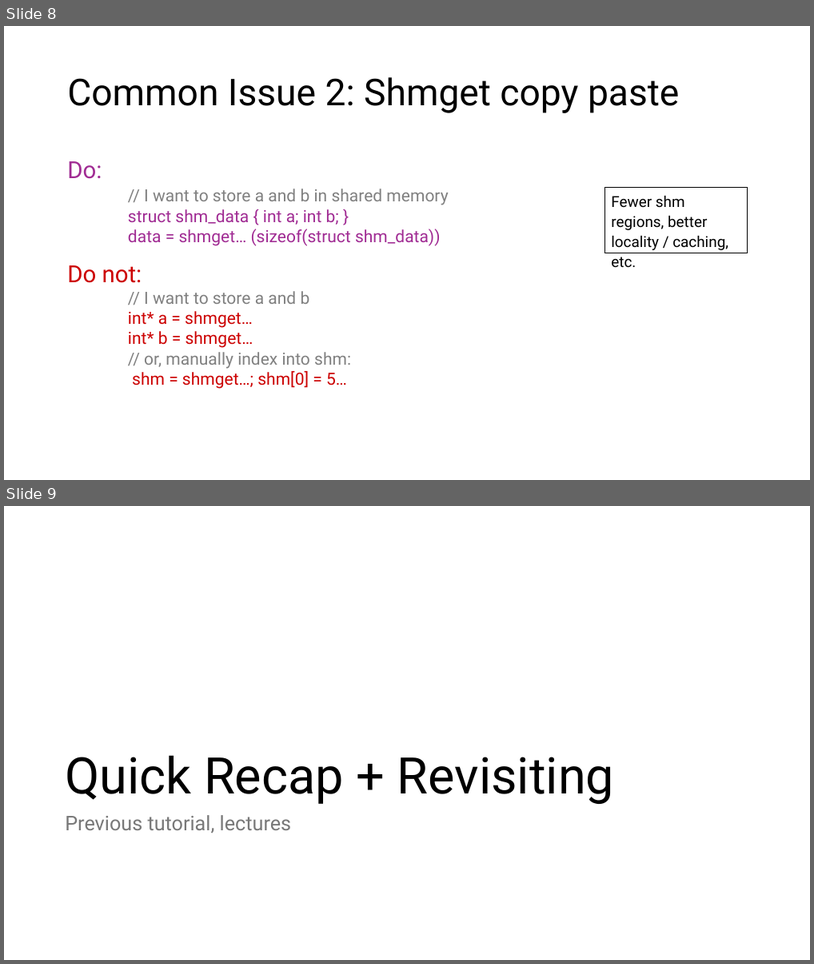
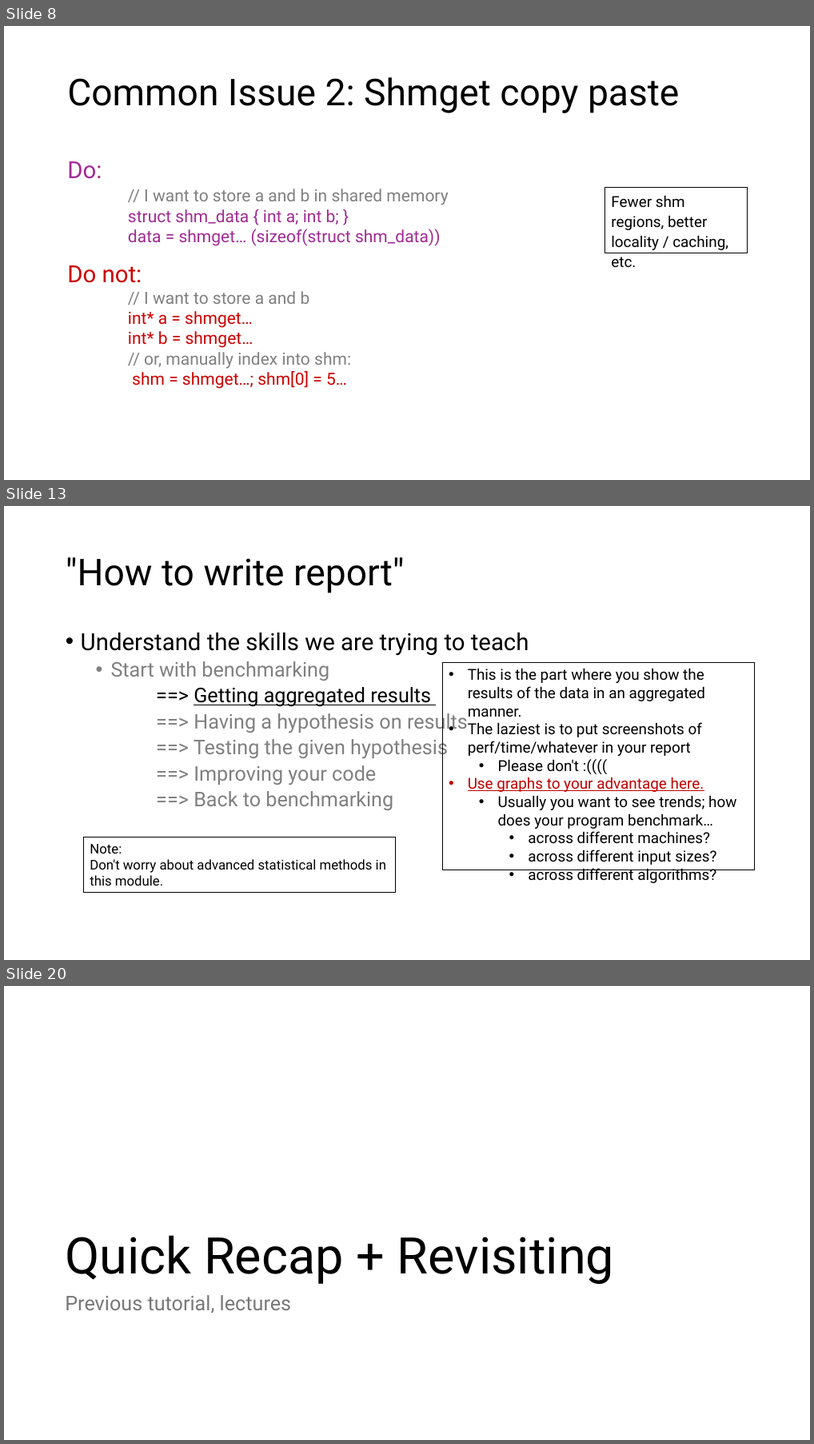
Before and after one commit to theodoreleebrant/TA-2425S1, a slide deck: CS3210/CS3210-TL3 (Lab 2).pptx. Shown one above the other, each under a label of ours: slides 8 and 9 before the commit, slides 8, 13 and 20 after it; the slides between them are not shown. The pictures are 814x964 and 814x1444 pixels, drawn with LibreOffice and Linux fonts; fonts in the diff are those of the drawing. Boxes give left, top, right and bottom in pixels: in the first picture for what was removed or moved away, otherwise in the second. Text is boxed around its words. In the diff, an @@ line names an element or a change of style, - is before the commit and + after.

Commit message:
add "how to write report" section

```diff
--- a/CS3210/CS3210-TL3 (Lab 2).pptx
+++ b/CS3210/CS3210-TL3 (Lab 2).pptx
@@ slide 13 added at bbox=[4, 506, 810, 960], background #FFFFFF @@
@@ title added at bbox=[66, 557, 405, 593], 44 pt, text #000000 @@
+"How to write report"
@@ text added at bbox=[81, 632, 530, 810], 24 pt, text #808080 @@
+• Understand the skills we are trying to teach
+  • Start with benchmarking
+  ==> Getting aggregated results
+  ==> Having a hypothesis on results
+  ==> Testing the given hypothesis
+  ==> Improving your code
+  ==> Back to benchmarking
@@ rectangle added at bbox=[443, 662, 755, 869], outline #000000 0.75 pt, 18 pt, text #000000 @@
+• This is the part where you show the results of the data in an aggregated manner.
+• The laziest is to put screenshots of perf/time/whatever in your report
+  • Please don't :((((
+• Use graphs to your advantage here.
+  • Usually you want to see trends; how does your program benchmark…
+    • across different machines?
+    • across different input sizes?
+    • across different algorithms?
@@ rectangle added at bbox=[84, 837, 396, 892], outline #000000 0.75 pt, 16 pt, text #000000 @@
+Note:
+Don't worry about advanced statistical methods in this module.
@@ what was slide 9 is now slide 20 @@
```
Also in this commit, not shown: 2 slides changed, 10 other slides added.
